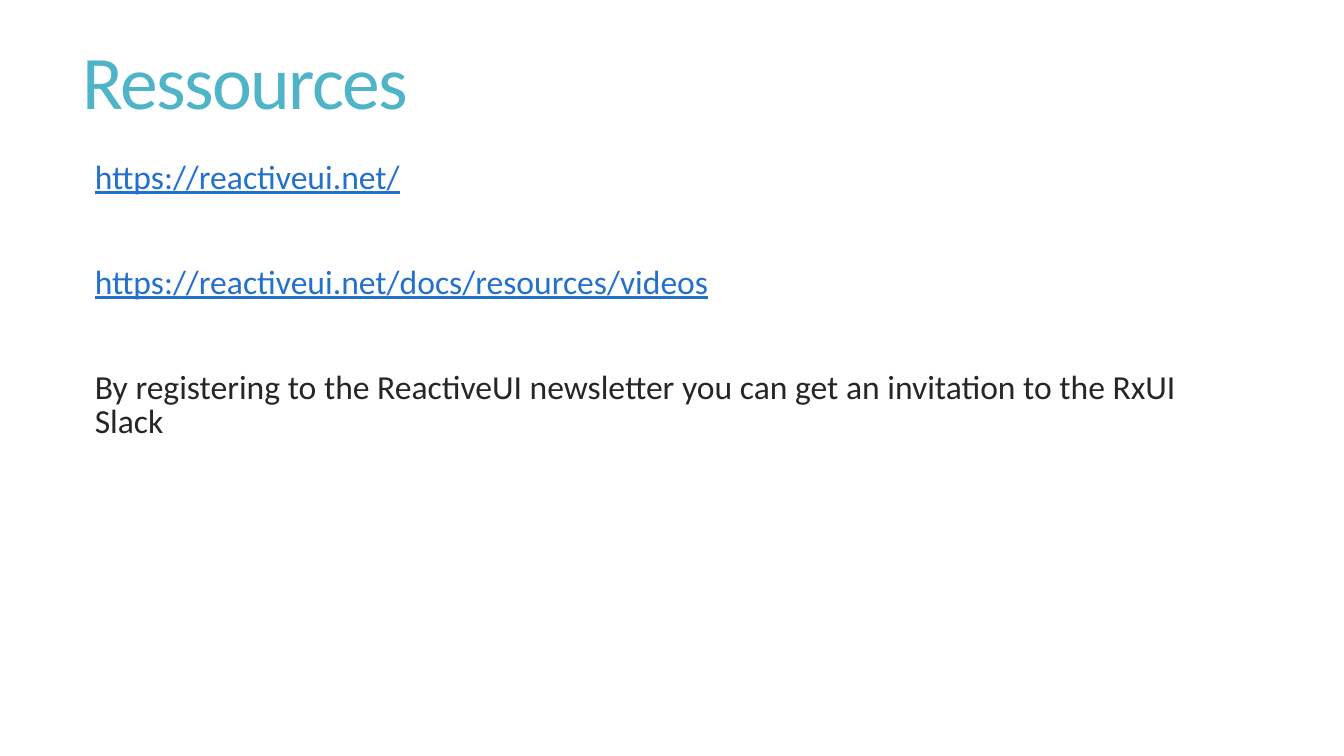
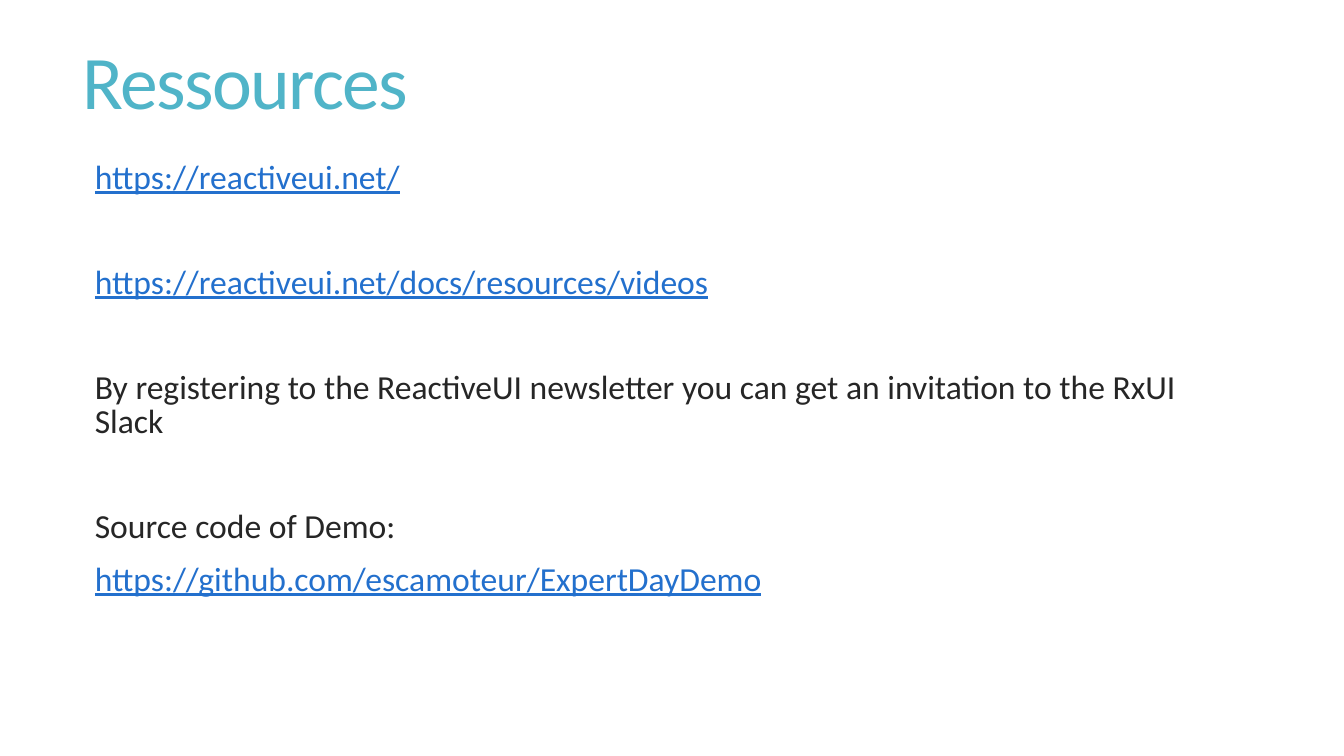
Before and after one commit to XamarinExpertDay/ExpertDay2017, a slide deck: slide 22 of Slides/Thomas/Get hungry for RxUI.pptx. Drawn at 1344x756 pixels with LibreOffice and Linux fonts; fonts in the diff are those of the drawing. Boxes give left, top, right and bottom in pixels: in the first picture for what was removed or moved away, otherwise in the second. Text is boxed around its words. In the diff, an @@ line names an element or a change of style, - is before the commit and + after.

Commit message:
Small change

```diff
--- a/Slides/Thomas/Get hungry for RxUI.pptx
+++ b/Slides/Thomas/Get hungry for RxUI.pptx
@@ text at box(95, 514, 762, 597): paragraphs added @@
+  Source code of Demo:
+  https://github.com/escamoteur/ExpertDayDemo
```
Also in this commit, not shown: 1 other slide changed.
